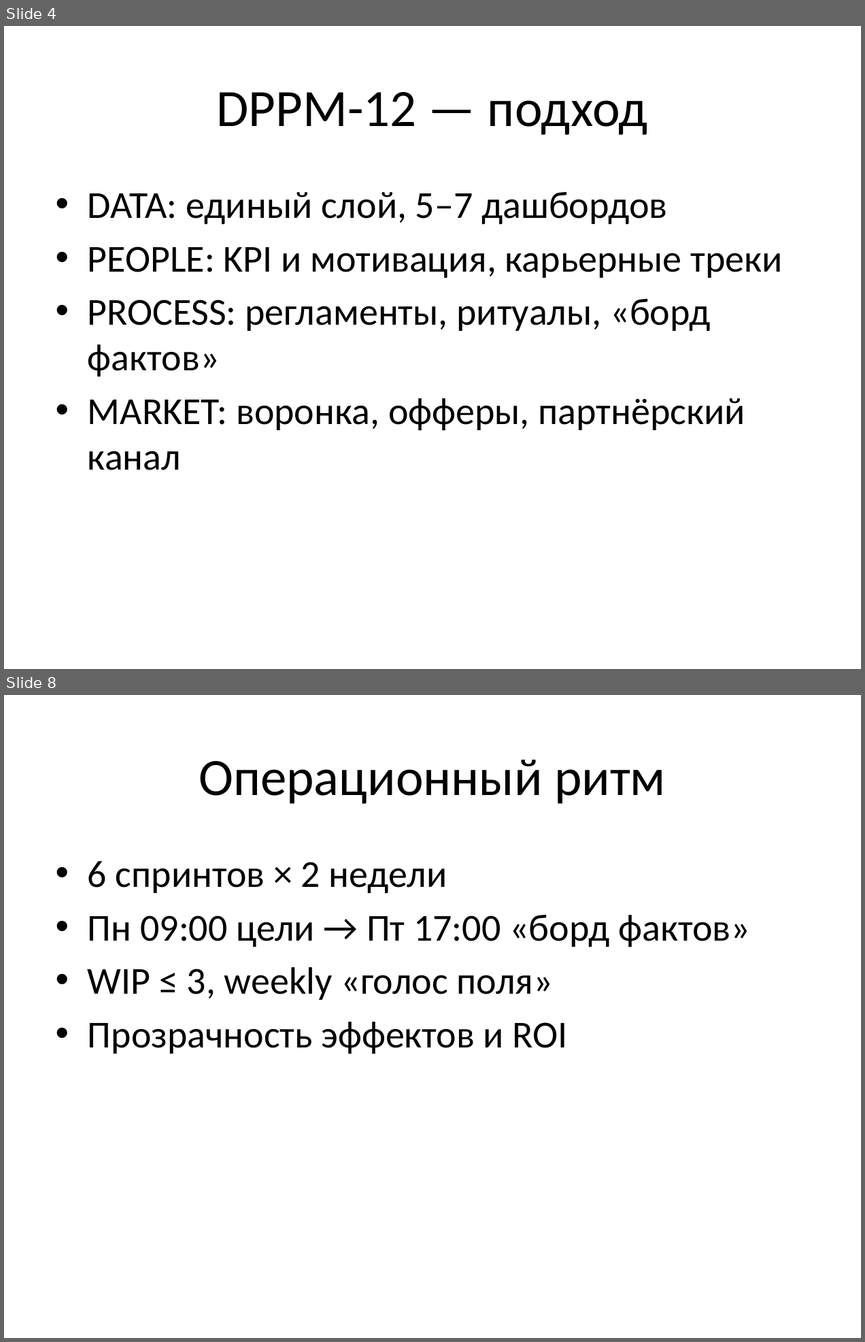
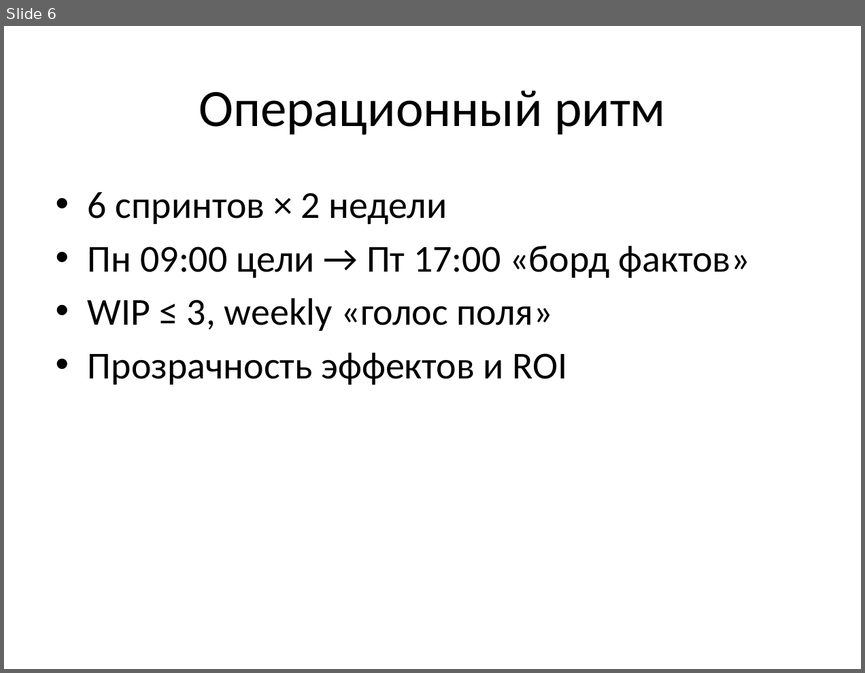
Before and after one commit to Vildia/CFG-consulting, a slide deck: downloads/CFG_PitchDeck.pptx. Shown one above the other, each under a label of ours: slides 4 and 8 before the commit, slide 6 after it; the slides between them are not shown. The pictures are 865x1342 and 865x673 pixels, drawn with LibreOffice and Linux fonts; fonts in the diff are those of the drawing. Boxes give left, top, right and bottom in pixels: in the first picture for what was removed or moved away, otherwise in the second. Text is boxed around its words. In the diff, an @@ line names an element or a change of style, - is before the commit and + after.

```diff
--- a/downloads/CFG_PitchDeck.pptx
+++ b/downloads/CFG_PitchDeck.pptx
@@ slide 4 removed at (4, 26, 861, 669), background #FFFFFF @@
@@ title removed at (216, 92, 648, 135) @@
-DPPM-12 — подход
@@ text removed at (88, 192, 782, 470) @@
-• DATA: единый слой, 5–7 дашбордов
-• PEOPLE: KPI и мотивация, карьерные треки
-• PROCESS: регламенты, ритуалы, «борд фактов»
-• MARKET: воронка, офферы, партнёрский канал
@@ what was slide 8 is now slide 6 @@
```
Also in this commit, not shown: 5 slides changed, 2 other slides removed, 12 other files.
